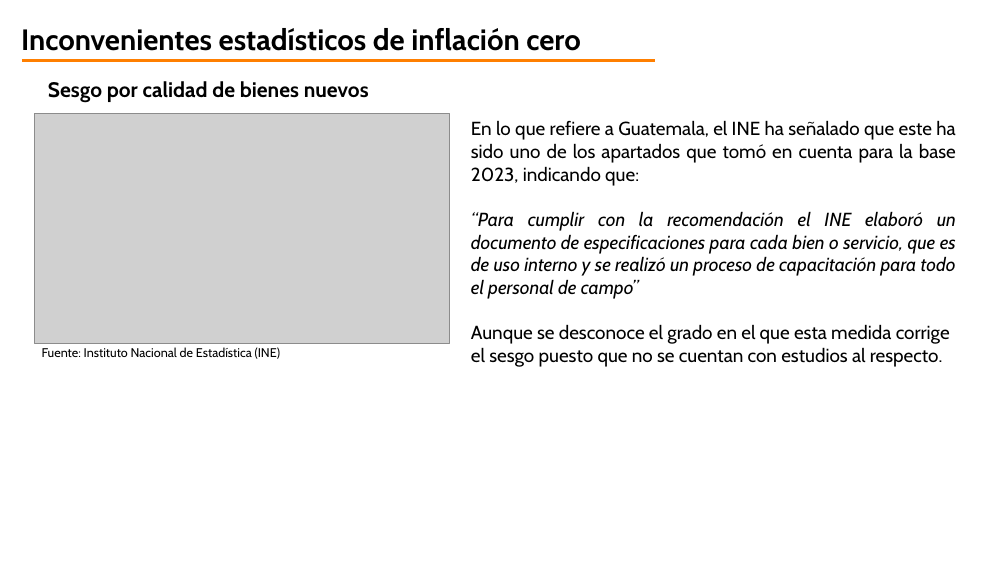
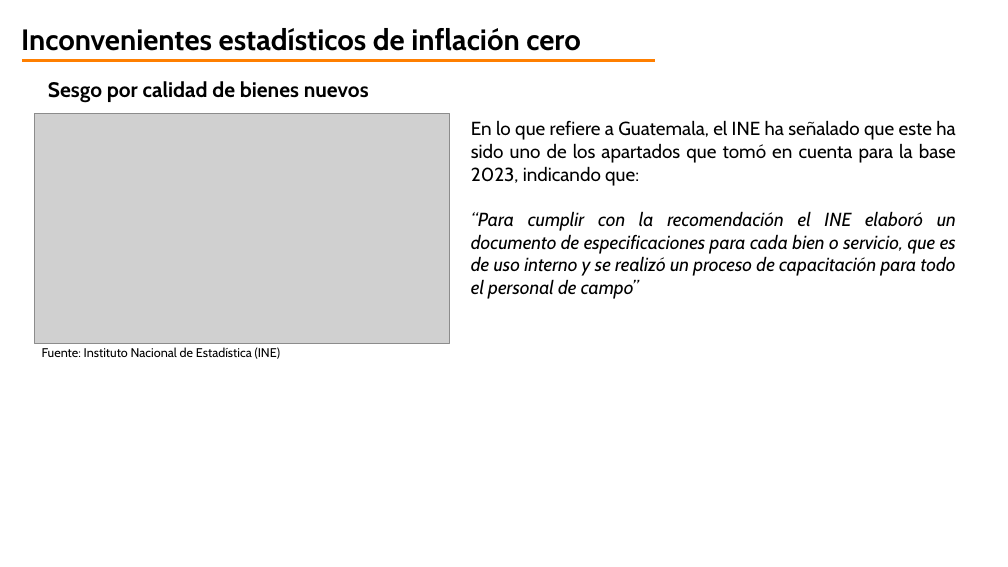
Before and after one commit to jorgeorenos/VAR_estimation, a slide deck: slide 17 of doc/aspectos conceptuales.pptx (slide 9 before the commit). Drawn at 1008x567 pixels with LibreOffice and Linux fonts; fonts in the diff are those of the drawing; grey boxes stand for pictures; background and template pictures are left out. Boxes give left, top, right and bottom in pixels: in the first picture for what was removed or moved away, otherwise in the second. Text is boxed around its words. In the diff, an @@ line names an element or a change of style, - is before the commit and + after.

```diff
--- a/doc/aspectos conceptuales.pptx
+++ b/doc/aspectos conceptuales.pptx
@@ text at [471, 324, 950, 367]: paragraph removed @@
-Aunque se desconoce el grado en el que esta medida corrige el sesgo puesto que no se cuentan con estudios al respecto.
```
Also in this commit, not shown: 2 other slides changed, 9 slides added, 1 slide removed, 8 other files.
